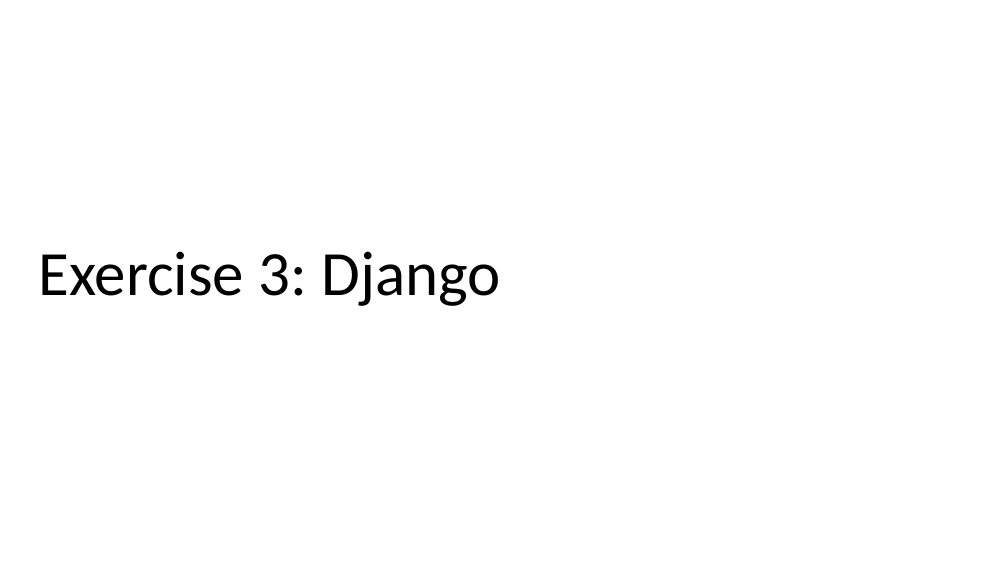
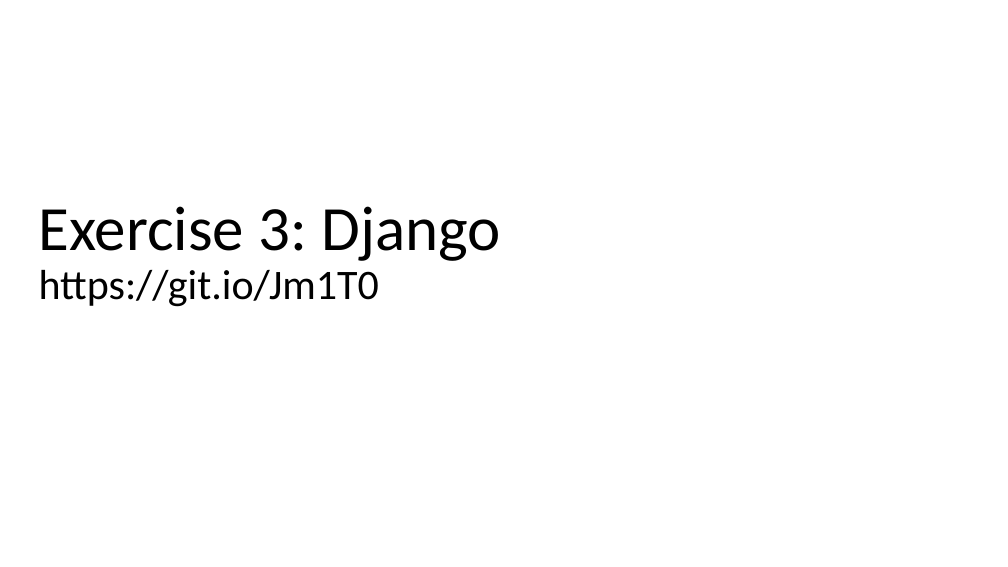
Before and after one commit to hardyoyo/code4lib2021-workshop, a slide deck: slide 28 of LearningAsWeGo-DecomposingDevEnvironmentsWithLando.pptx. Drawn at 1008x567 pixels with LibreOffice and Linux fonts; fonts in the diff are those of the drawing; background and template pictures are left out. Boxes give left, top, right and bottom in pixels: in the first picture for what was removed or moved away, otherwise in the second. Text is boxed around its words. In the diff, an @@ line names an element or a change of style, - is before the commit and + after.

Commit message:
Tweak slides, tweak exercise 1 and exercise 4 READMEs.

```diff
--- a/LearningAsWeGo-DecomposingDevEnvironmentsWithLando.pptx
+++ b/LearningAsWeGo-DecomposingDevEnvironmentsWithLando.pptx
@@ title at [39, 206, 501, 307]: text changed; size 60 to 40 pt @@
-Exercise 3: Django
+Exercise 3: Django
+https://git.io/Jm1T0
```
Also in this commit, not shown: 2 other slides changed, 2 other files.
